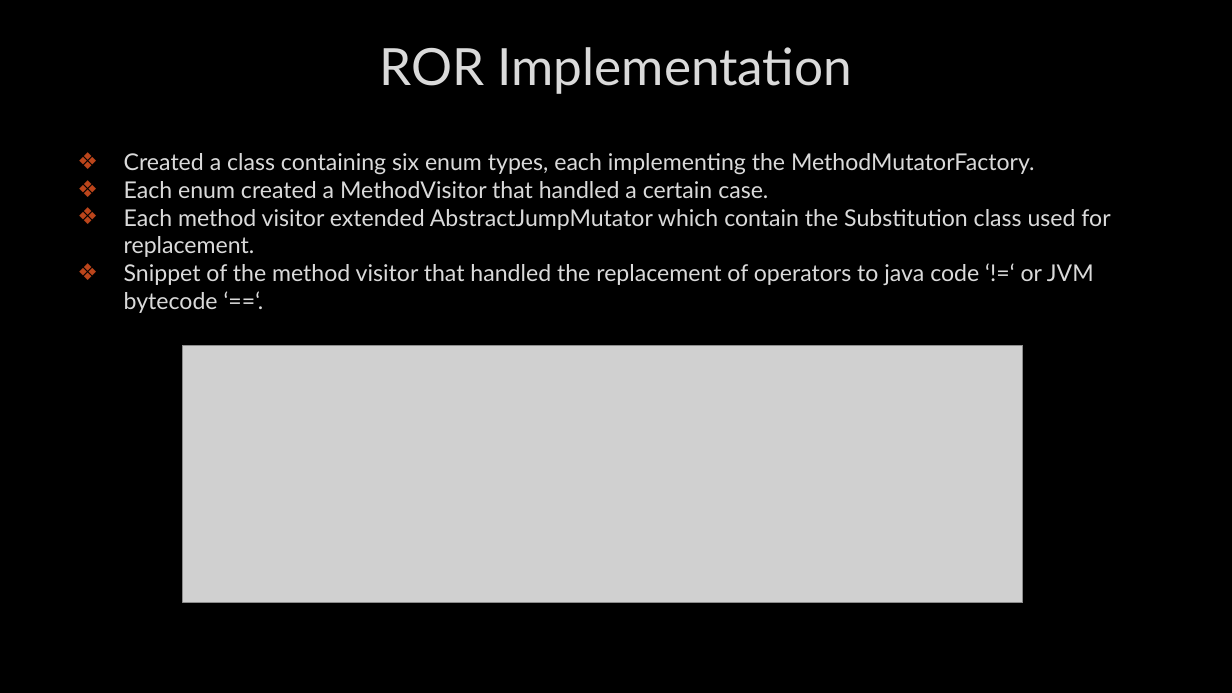
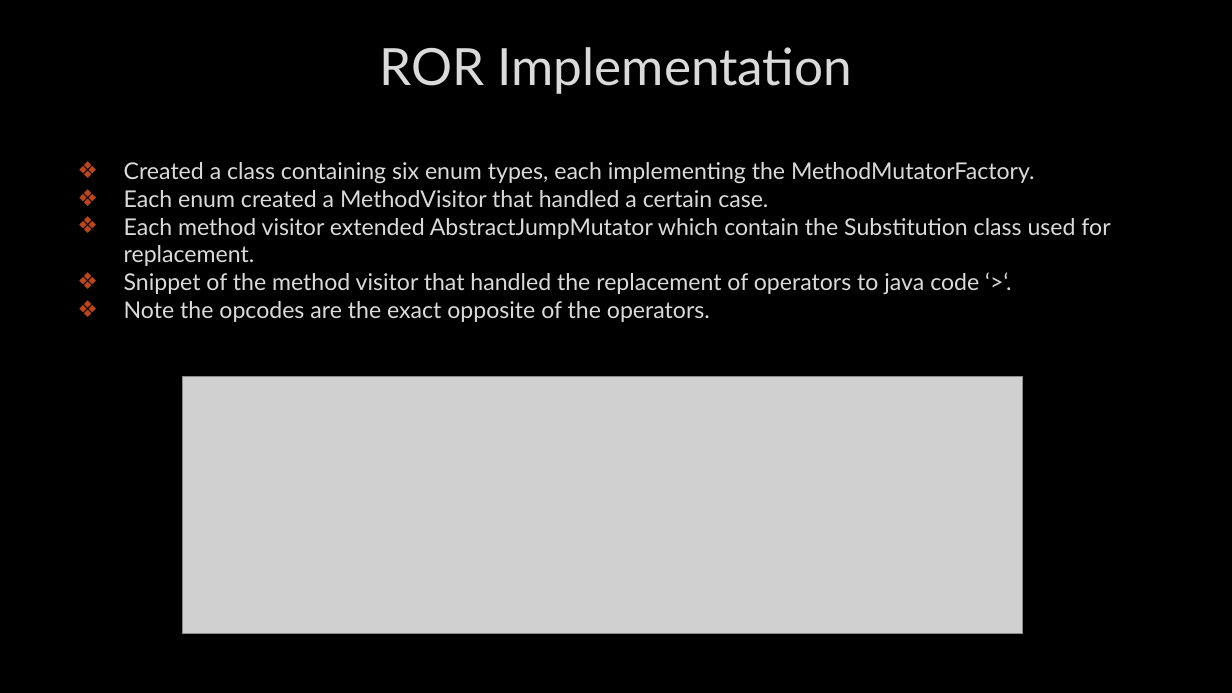
Before and after one commit to Oxiras/PIT, a slide deck: slide 13 of Presentation Midterm.pptx. Drawn at 1232x693 pixels with LibreOffice and Linux fonts; fonts in the diff are those of the drawing; grey boxes stand for pictures; background and template pictures are left out. Boxes give left, top, right and bottom in pixels: in the first picture for what was removed or moved away, otherwise in the second. Text is boxed around its words. In the diff, an @@ line names an element or a change of style, - is before the commit and + after.

Commit message:
Updated

```diff
--- a/Presentation Midterm.pptx
+++ b/Presentation Midterm.pptx
@@ text "Created a class containing six ...": place and size @@
-text "Created a class containing six ..." at box(124, 153, 1110, 313)
+text "Created a class containing six ..." at box(124, 162, 1110, 322)
@@ text at box(124, 273, 979, 322): text changed @@
-❖ Snippet of the method visitor that handled the replacement of operators to java code ‘!=‘ or JVM bytecode ‘==‘.
+❖ Snippet of the method visitor that handled the replacement of operators to java code ‘>‘.
+❖ Note the opcodes are the exact opposite of the operators.
@@ picture: place and size @@
-picture at box(183, 346, 1023, 603)
+picture at box(183, 376, 1023, 633)
```
Also in this commit, not shown: 1 other slide changed.
